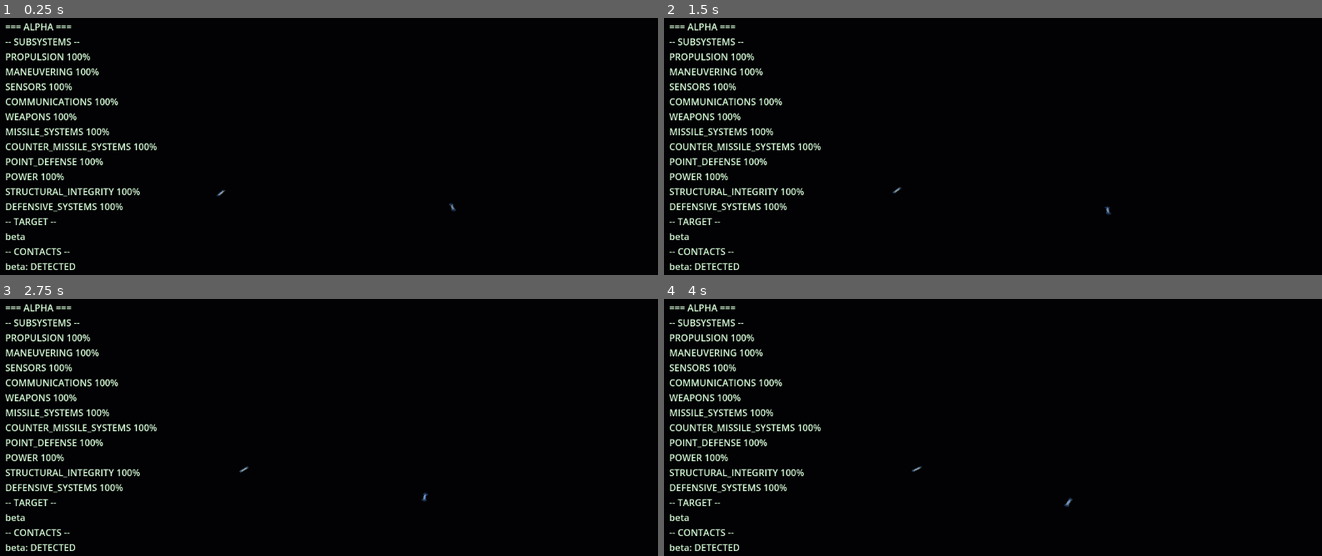
Above: before the commit, frames 1-4 (two rows, left to right).
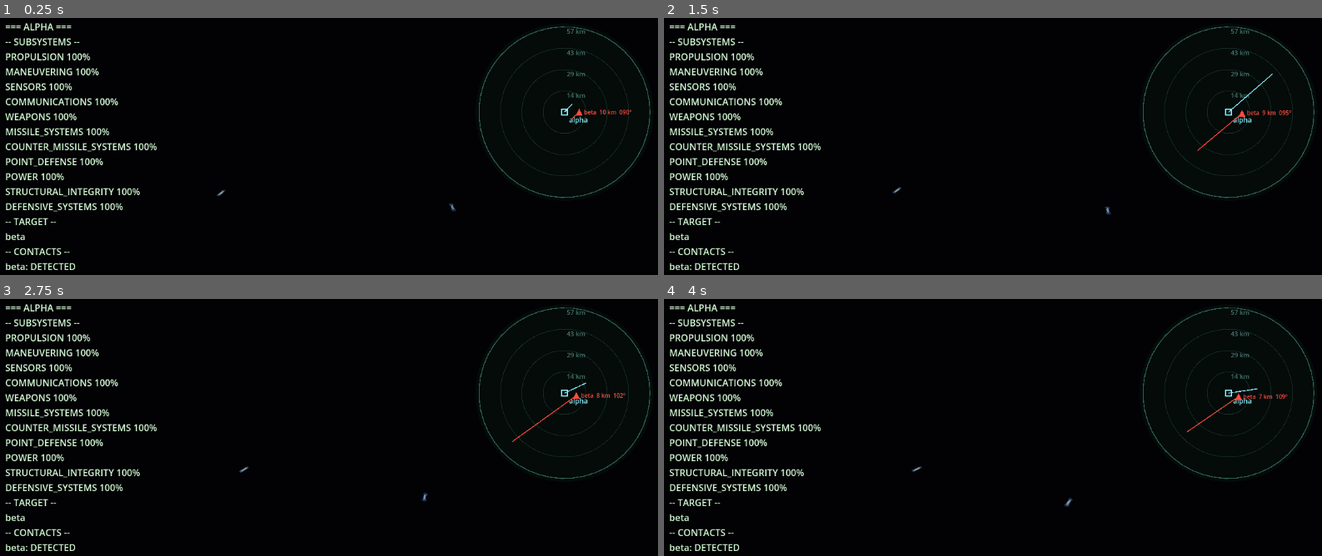
Above: after the commit, the same moments.

Repository: triest/HonorHaringtonGame
Game: Godot game, scene res://scenes/main.tscn
The game is run twice, just before and just after one commit, with the same random seed, the same clock (stepped at 60 frames per second) and the same inputs.
Inputs (mouse positions are in pixels of both pictures, inside the frame that each line leads up to):
- Up to frame 1 (0.25 s): no input
- Up to frame 2 (1.5 s): move the mouse to (1144, 179) at 0.52 s; hold D (order_turn_right) 0.53-1.25 s; hold Tab (order_select_ship) 0.53-1.25 s; click (1144, 179) at 0.67 s; drag from (861, 218) to (960, 274) at 1.27 s
- Up to frame 3 (2.75 s): move the mouse to (394, 399) at 2.02 s; hold D (order_turn_right) from 2.03 s (still down); hold T (order_target_next) from 2.03 s (still down); click (394, 399) at 2.17 s
- Up to frame 4 (4 s): release D (order_turn_right) at 2.75 s; release T (order_target_next) at 2.75 s; drag from (960, 555) to (795, 424) at 2.77 s; move the mouse to (1196, 538) at 3.52 s; hold A (order_turn_left) from 3.53 s (still down); hold Tab (order_select_ship) from 3.53 s (still down); click (1196, 538) at 3.67 s

The runs differ from the first frame. In frame 1, 1.0% of the frame differs, in the area x 72-99%, y 3-71%; in frame 2, 1.1%; in frame 3, 1.1%; in frame 4, 1.0%.

Commit message:
§56.2 items A+B: tactical plot with IFF-coloured contacts + distinct missile markers
Implements the tactical plot AGENTS.md §56.2 requires (user rejected the
§56.1 UI as a close-range dogfight with no plot): scripts/tactical_plot.gd
(Control) renders every live SensorContact of the player's ship as an
IFF-coloured icon with a velocity-vector leader and range/bearing label;
missile contacts get their own distinct X-marker, separate from ship
triangles. Deliberately reads world.sensor_contacts (not world.ships/
world.missiles directly) so the plot honestly respects §23 sensor
detection/fog-of-war instead of omniscient world state.

Pure world->screen mapping factored into scripts/tactical_plot_projector.gd
(static project(), linear-radial auto-scaling distance-compression
convention, chosen and logged in ASSUMPTIONS.md this pass) so it is
headless-unit-testable without a live Viewport -- 8 new tests in
simulation/tests/test_tactical_plot_projector.gd, all passing.

Wired into main.gd alongside the existing text Hud (not replacing it,
per item E). Verified headless only this pass (clean --import, the new
unit tests, and a --quit-after smoke run of main.tscn with zero new
error/warning types beyond the already-documented dummy-renderer
baseline) -- per §56.2's own definition of done this still needs the
user's live confirmation before being called closed, and items C
(mouse-first control) and D (canon-scale scenario distances) are not
started; see .tools/state.md for the detailed handoff, including a
CAUTION note for item D about demo_laser's max_range_m needing to move
together with ship separation.

Co-Authored-By: Claude Sonnet 5 <noreply@anthropic.com>
Claude-Session: https://claude.ai/code/session_01LyMSovLmWT49nwWrH1QLNf

Diff:
--- a/project/scripts/main.gd
+++ b/project/scripts/main.gd
@@ -38,6 +38,7 @@
 var hulls: Dictionary = {}  # String ship_id -> HullState (local, illustrative only -- NOT passed to world.hulls; see world.add_ship's optional hull param, unused here)
 var weapon_fx: WeaponFx
 var hud: Hud
+var tactical_plot: TacticalPlot
 var player_input: PlayerInput
 var win_lose_screen: WinLoseScreen
 
@@ -107,6 +108,12 @@
 	hud = Hud.new()
 	add_child(hud)
 
+	# ТЗ §56.2 items A/B (tactical plot): same POV ship as Hud below --
+	# see tactical_plot.gd's own doc comment for why it reads
+	# world.sensor_contacts (not world.ships/world.missiles directly).
+	tactical_plot = TacticalPlot.new()
+	add_child(tactical_plot)
+
 	# ТЗ §56.1 item 5 (Order input wiring): translates hotkeys (project.
 	# godot [input], see PlayerInput's own doc comment) into calls on
 	# `world`'s existing transmit_*/order APIs. Given `world` directly
@@ -150,6 +157,7 @@
 			mount.tick(dt)
 	weapon_fx.update(world)
 	hud.update(world, HUD_POV_SHIP_ID)
+	tactical_plot.update(world, HUD_POV_SHIP_ID)
 	win_lose_screen.update(world)
 
 ## Points the scene's OrbitCamera at the midpoint between the two demo
--- /dev/null
+++ b/project/scripts/tactical_plot.gd
@@ -0,0 +1,219 @@
+extends Control
+## TacticalPlot
+##
+## ТЗ §56.2 items A/B ("Tactical plot / contacts display, including
+## missiles"): a top-down, God's-eye 2D tactical display -- the user's
+## explicit replacement for judging the battle by eye through a close
+## 3D camera (see AGENTS.md §56.2, user decision 2026-09-23: "every UI
+## decision in this section should be checked against [tactical
+## strategy], not against space-combat-game conventions in general").
+##
+## Pure rendering readout of already-resolved SimulationWorld state
+## (§42, same convention as Hud/WeaponFx): this class invents no
+## detection/targeting/combat logic of its own. TacticalPlotProjector
+## (this dir) does the pure world->screen geometry and is unit-tested
+## headlessly (simulation/tests/test_tactical_plot_projector.gd); this
+## class only reads world.sensor_contacts/world.ships and draws.
+##
+## SOURCE OF CONTACTS -- deliberately `world.sensor_contacts[pov_ship_id]`,
+## NOT `world.ships`/`world.missiles` directly: SimulationWorld.
+## _update_sensors() already writes BOTH ship AND missile contacts into
+## that one dictionary (keyed by ship_id or missile_id respectively --
+## confirmed by reading simulation_world.gd._update_sensors, which
+## calls SensorResolution.update_contacts for every ship AND every
+## missile into the same `contacts` dict). Reading it here means the
+## plot honestly reflects §23 sensor detection/fog-of-war (a contact
+## the ship's SENSORS subsystem has not actually detected does not
+## appear, and a lost contact fades rather than vanishing/updating
+## instantly) instead of omnisciently drawing world truth -- more
+## correct for a "tactical plot" (the whole point of which, per §56.2's
+## own reasoning, is that it shows the tactical officer's SENSOR
+## picture, not reality). WeaponFx's missile markers (§56.1 item 3) are
+## a different, already-shipped capability that intentionally draws
+## world.missiles directly for the 3D view; this file does not change
+## that. Ship vs missile contacts are told apart the exact same way
+## SimulationWorld._update_missiles already does for counter-missiles:
+## `contact.target is MissileState`.
+class_name TacticalPlot
+
+const MissileState = preload("res://simulation/missile_state.gd")
+const ContactState = preload("res://simulation/contact_state.gd")
+const TacticalPlotProjector = preload("res://scripts/tactical_plot_projector.gd")
+
+## Plot auto-scales each update() to comfortably fit the farthest
+## currently-live contact -- keeps every known contact on-plot without a
+## manual zoom control, which §56.2 item C (mouse-first control, NOT yet
+## implemented -- see state.md) is expected to add explicit zoom/pan
+## input for later. ASSUMPTION: a floor so the plot does not zoom in to
+## a meaningless scale when there are zero/very-close contacts.
+const MIN_PLOT_RANGE_M: float = 50_000.0
+const AUTO_SCALE_MARGIN: float = 1.15
+
+const PLOT_SIZE_PX: float = 320.0
+const PLOT_MARGIN_PX: float = 12.0
+const RING_COUNT: int = 4
+
+## How many seconds of travel a contact's velocity-vector leader line
+## represents. Purely a legibility scale (ASSUMPTION), same status as
+## WeaponFx's BEAM_WIDTH_M/MISSILE_MARKER_RADIUS_M placeholder
+## constants -- not a canon figure.
+const VELOCITY_LEADER_SECONDS: float = 60.0
+
+const OWN_SHIP_COLOR := Color(0.55, 0.95, 1.0)
+const HOSTILE_COLOR := Color(1.0, 0.3, 0.25)
+const FRIENDLY_COLOR := Color(0.4, 1.0, 0.5)
+const NEUTRAL_COLOR := Color(0.85, 0.85, 0.3)
+const MISSILE_COLOR := Color(1.0, 0.85, 0.2)  # matches WeaponFx's 3D missile marker colour, so the same threat reads the same hue in both views
+const BACKGROUND_COLOR := Color(0.02, 0.05, 0.04, 0.85)
+const RIM_COLOR := Color(0.3, 0.6, 0.5, 0.6)
+const RING_COLOR := Color(0.25, 0.45, 0.4, 0.35)
+const RING_LABEL_COLOR := Color(0.4, 0.65, 0.6, 0.7)
+## Contacts not currently DETECTED/TRACKED (i.e. ESTIMATED/UNCERTAIN/
+## LOST -- dead-reckoned, not a live detection this tick) are drawn
+## dimmer so stale data reads as stale, a real §23 distinction this
+## plot would otherwise flatten away.
+const STALE_ALPHA: float = 0.45
+
+var pov_ship_id: String = ""
+var plot_range_m: float = MIN_PLOT_RANGE_M
+
+var _contacts: Array = []  # Array[Dictionary], rebuilt each update()
+var _origin_present: bool = false
+var _pov_position: Vector3 = Vector3.ZERO
+var _pov_velocity: Vector3 = Vector3.ZERO
+
+func _ready() -> void:
+	custom_minimum_size = Vector2(PLOT_SIZE_PX, PLOT_SIZE_PX)
+	size = Vector2(PLOT_SIZE_PX, PLOT_SIZE_PX)
+	set_anchors_and_offsets_preset(Control.PRESET_TOP_RIGHT, Control.PRESET_MODE_KEEP_SIZE, int(PLOT_MARGIN_PX))
+	# §56.2 item C (mouse-first control) is not implemented yet -- do not
+	# swallow clicks meant for other nodes until it is; flip this to
+	# MOUSE_FILTER_STOP (or PASS + real hit-testing) when that item lands.
+	mouse_filter = Control.MOUSE_FILTER_IGNORE
+
+## Call once per simulation tick (same call site/order as Hud.update /
+## WeaponFx.update, see main.gd._on_tick) with the world and which ship
+## this plot is a point of view for.
+func update(world: SimulationWorld, ship_id: String) -> void:
+	pov_ship_id = ship_id
+	_contacts.clear()
+
+	var pov_ship: ShipPhysicsState = world.ships.get(ship_id)
+	_origin_present = pov_ship != null
+	if not _origin_present:
+		queue_redraw()
+		return
+
+	_pov_position = pov_ship.position
+	_pov_velocity = pov_ship.velocity
+
+	var farthest_m: float = MIN_PLOT_RANGE_M
+	var contacts: Dictionary = world.sensor_contacts.get(ship_id, {})
+	for contact_id in contacts.keys():
+		var contact = contacts[contact_id]
+		if contact.state == ContactState.Type.UNKNOWN:
+			continue  # never actually detected -- nothing to show yet (§23)
+		var is_missile: bool = contact.target is MissileState
+		var range_m: float = _pov_position.distance_to(contact.estimated_position)
+		farthest_m = maxf(farthest_m, range_m)
+		_contacts.append({
+			"id": contact_id,
+			"is_missile": is_missile,
+			"estimated_position": contact.estimated_position,
+			"estimated_velocity": contact.estimated_velocity,
+			"state": contact.state,
+			"hostile": (not is_missile) and world.is_hostile(ship_id, contact_id),
+			"friendly": (not is_missile) and contact_id != ship_id
+				and world.teams.get(contact_id, "") != ""
+				and world.teams.get(contact_id, "") == world.teams.get(ship_id, ""),
+		})
+
+	plot_range_m = maxf(farthest_m * AUTO_SCALE_MARGIN, MIN_PLOT_RANGE_M)
+	queue_redraw()
+
+func _draw() -> void:
+	var radius: float = minf(size.x, size.y) * 0.5 - PLOT_MARGIN_PX
+	if radius <= 4.0:
+		return
+	var center: Vector2 = size * 0.5
+
+	draw_circle(center, radius + PLOT_MARGIN_PX * 0.5, BACKGROUND_COLOR)
+	draw_arc(center, radius, 0.0, TAU, 48, RIM_COLOR, 1.5)
+
+	for i in range(1, RING_COUNT + 1):
+		var ring_r: float = radius * float(i) / float(RING_COUNT)
+		draw_arc(center, ring_r, 0.0, TAU, 48, RING_COLOR, 1.0)
+		var ring_range_m: float = plot_range_m * float(i) / float(RING_COUNT)
+		draw_string(ThemeDB.fallback_font, center + Vector2(4, -ring_r + 12), _format_range(ring_range_m), HORIZONTAL_ALIGNMENT_LEFT, -1, 11, RING_LABEL_COLOR)
+
+	if not _origin_present:
+		draw_string(ThemeDB.fallback_font, center - Vector2(70, 0), "NO PLOT (own ship unknown)", HORIZONTAL_ALIGNMENT_LEFT, -1, 13, HOSTILE_COLOR)
+		return
+
+	# Own ship: small square at the plot's centre (it is, by definition,
+	# its own origin), plus its own velocity leader so the player can
+	# read their own vector at a glance the same way as any contact's.
+	draw_rect(Rect2(center - Vector2(5, 5), Vector2(10, 10)), OWN_SHIP_COLOR, false, 2.0)
+	_draw_velocity_leader(center, _pov_velocity, radius, OWN_SHIP_COLOR)
+	draw_string(ThemeDB.fallback_font, center + Vector2(8, 18), pov_ship_id, HORIZONTAL_ALIGNMENT_LEFT, -1, 12, OWN_SHIP_COLOR)
+
+	for contact in _contacts:
+		var projection: Dictionary = TacticalPlotProjector.project(contact["estimated_position"], _pov_position, plot_range_m, radius)
+		var icon_pos: Vector2 = center + projection["plot_offset_px"]
+		var color: Color = _contact_color(contact)
+		if contact["state"] != ContactState.Type.DETECTED and contact["state"] != ContactState.Type.TRACKED:
+			color.a = STALE_ALPHA
+
+		if contact["is_missile"]:
+			_draw_missile_icon(icon_pos, color)
+		else:
+			_draw_ship_icon(icon_pos, color, projection["clamped"])
+			var lead_target: Vector3 = contact["estimated_position"] + contact["estimated_velocity"] * VELOCITY_LEADER_SECONDS
+			var lead_projection: Dictionary = TacticalPlotProjector.project(lead_target, _pov_position, plot_range_m, radius)
+			draw_line(icon_pos, center + lead_projection["plot_offset_px"], color, 1.5)
+
+		var label: String = "%s  %s  %s" % [contact["id"], _format_range(projection["range_m"]), _format_bearing(projection["bearing_rad"])]
+		draw_string(ThemeDB.fallback_font, icon_pos + Vector2(8, 4), label, HORIZONTAL_ALIGNMENT_LEFT, -1, 10, color)
+
+func _draw_ship_icon(pos: Vector2, color: Color, clamped: bool) -> void:
+	var s: float = 6.0
+	var points := PackedVector2Array([pos + Vector2(0, -s), pos + Vector2(s, s), pos + Vector2(-s, s)])
+	draw_polygon(points, PackedColorArray([color]))
+	if clamped:
+		draw_arc(pos, s + 3.0, 0.0, TAU, 12, color, 1.0)  # ring: "known to be further out, pulled to the rim"
+
+func _draw_missile_icon(pos: Vector2, color: Color) -> void:
+	# Distinct shape from the ship triangle (item B: "own distinctly-
+	# marked icon/track... separate from ship contacts") -- an X/cross,
+	# not a triangle, so missiles read as a different class of contact
+	# at a glance, not just a different colour.
+	var s: float = 4.0
+	draw_line(pos + Vector2(-s, -s), pos + Vector2(s, s), color, 2.0)
+	draw_line(pos + Vector2(-s, s), pos + Vector2(s, -s), color, 2.0)
+
+func _draw_velocity_leader(from_px: Vector2, velocity: Vector3, radius: float, color: Color) -> void:
+	if velocity.length_squared() < 0.0001:
+		return
+	var lead_m := Vector2(velocity.x, velocity.z) * VELOCITY_LEADER_SECONDS
+	var scale_px_per_m: float = radius / maxf(plot_range_m, 0.001)
+	var lead_px: Vector2 = lead_m * scale_px_per_m
+	if lead_px.length() > radius * 0.9:
+		lead_px = lead_px.normalized() * radius * 0.9
+	draw_line(from_px, from_px + lead_px, color, 1.5)
+
+func _contact_color(contact: Dictionary) -> Color:
+	if contact["is_missile"]:
+		return MISSILE_COLOR
+	if contact["hostile"]:
+		return HOSTILE_COLOR
+	if contact["friendly"]:
+		return FRIENDLY_COLOR
+	return NEUTRAL_COLOR
+
+static func _format_range(range_m: float) -> String:
+	if range_m >= 1_000_000.0:
+		return "%.2f Mkm" % (range_m / 1_000_000.0)
+	return "%.0f km" % (range_m / 1000.0)
+
+static func _format_bearing(bearing_rad: float) -> String:
+	return "%03d°" % [int(round(rad_to_deg(bearing_rad))) % 360]
--- /dev/null
+++ b/project/scripts/tactical_plot_projector.gd
@@ -0,0 +1,70 @@
+extends RefCounted
+## TacticalPlotProjector
+##
+## Pure geometry: maps a 3D world position to a position on the 2D
+## tactical plot (ТЗ §56.2 items A/B -- top-down/God's-eye display).
+## Like BeamFxMeshBuilder/SidewallMeshBuilder, this class computes
+## SHAPE/GEOMETRY only -- it never decides which contacts exist or what
+## they mean (tactical_plot.gd reads already-resolved SimulationWorld.
+## sensor_contacts for that, §42). Kept separate purely so the
+## world->plot mapping is headless-unit-testable without a live
+## Control/Viewport, same pattern as
+## simulation/tests/test_beam_fx_mesh_builder.gd.
+##
+## DISTANCE-COMPRESSION CONVENTION (ASSUMPTIONS.md §56.2, chosen this
+## pass, INTERPRETATION): linear radial scale -- `plot_pixel_radius`
+## pixels on screen represent `plot_range_m` metres in every direction
+## from the plot's origin (normally the player ship's live position).
+## A contact farther than `plot_range_m` is CLAMPED to the rim of the
+## plot along its true bearing (still visible, at the edge, with
+## `clamped == true` returned so the caller can draw an edge indicator)
+## rather than disappearing off-plot -- the exact, uncompressed
+## `range_m` is always returned alongside the (possibly-clamped) pixel
+## offset, so the real canon-scale distance is never lost even when the
+## icon position itself is compressed to fit the screen (§56.2 item 2:
+## "the DISPLAYED range numbers... must be canon-scale", not the literal
+## icon-to-icon pixel distance).
+##
+## BEARING CONVENTION: 0 rad = world -Z ("north", matching
+## attack_geometry.gd's own "-Z = bow/forward" convention for this
+## project), increasing CLOCKWISE when viewed from above (+X = 90
+## degrees / "east"). This is a fixed north-up plot for this slice, not
+## yet heading-relative to the player ship's own facing (ASSUMPTION -- a
+## heading-up mode is a plausible future refinement; §56.2's own text
+## does not require one).
+class_name TacticalPlotProjector
+
+## Returns a Dictionary:
+##   plot_offset_px: Vector2 -- offset from the plot's centre pixel,
+##     ready to add directly to a screen-space centre point (+X right,
+##     +Y down, matching Godot's Control/CanvasItem 2D convention).
+##   range_m: float -- the TRUE, uncompressed distance from origin to
+##     world_pos, always accurate regardless of clamping.
+##   bearing_rad: float -- in [0, TAU), see class doc above.
+##   clamped: bool -- true if range_m exceeds plot_range_m, i.e. the
+##     returned plot_offset_px was pulled in to the rim rather than
+##     reflecting the true (larger) distance.
+static func project(world_pos: Vector3, origin: Vector3, plot_range_m: float, plot_pixel_radius: float) -> Dictionary:
+	var offset: Vector3 = world_pos - origin
+	var planar := Vector2(offset.x, offset.z)
+	var range_m: float = planar.length()
+
+	var bearing_rad: float = atan2(offset.x, -offset.z)
+	if bearing_rad < 0.0:
+		bearing_rad += TAU
+
+	var safe_range_m: float = maxf(plot_range_m, 0.001)
+	var scale_px_per_m: float = plot_pixel_radius / safe_range_m
+	var clamped: bool = plot_range_m > 0.0 and range_m > plot_range_m
+	var plot_dist_px: float = minf(range_m * scale_px_per_m, plot_pixel_radius)
+
+	var direction: Vector2 = Vector2.ZERO
+	if range_m > 0.0001:
+		direction = planar / range_m
+
+	return {
+		"plot_offset_px": direction * plot_dist_px,
+		"range_m": range_m,
+		"bearing_rad": bearing_rad,
+		"clamped": clamped,
+	}
--- /dev/null
+++ b/project/simulation/tests/test_tactical_plot_projector.gd
@@ -0,0 +1,95 @@
+extends SceneTree
+const TacticalPlotProjector = preload("res://scripts/tactical_plot_projector.gd")
+## Headless unit test for the pure world->plot mapping (ТЗ §56.2 items
+## A/B tactical plot). Run:
+## godot4 --headless --script res://simulation/tests/test_tactical_plot_projector.gd
+
+func _init() -> void:
+	var failures: int = 0
+	failures += _test_contact_dead_ahead_has_zero_bearing()
+	failures += _test_contact_to_starboard_has_90deg_bearing()
+	failures += _test_contact_astern_has_180deg_bearing()
+	failures += _test_range_m_is_true_distance_even_when_clamped()
+	failures += _test_within_range_is_not_clamped_and_scales_linearly()
+	failures += _test_beyond_range_is_clamped_to_rim()
+	failures += _test_same_position_as_origin_does_not_crash()
+	failures += _test_farther_contact_has_larger_pixel_offset_until_clamped()
+
+	if failures == 0:
+		print("ALL TESTS PASSED")
+	else:
+		printerr("%d TEST(S) FAILED" % failures)
+	quit(failures)
+
+func _test_contact_dead_ahead_has_zero_bearing() -> int:
+	# -Z = "north"/bearing 0, matching attack_geometry.gd's own
+	# "-Z = bow/forward" convention (see tactical_plot_projector.gd doc).
+	var result: Dictionary = TacticalPlotProjector.project(Vector3(0, 0, -1000.0), Vector3.ZERO, 10000.0, 100.0)
+	var ok: bool = is_equal_approx(result["bearing_rad"], 0.0) or is_equal_approx(result["bearing_rad"], TAU)
+	if not ok:
+		printerr("FAIL contact_dead_ahead_has_zero_bearing: bearing=%s" % result["bearing_rad"])
+		return 1
+	return 0
+
+func _test_contact_to_starboard_has_90deg_bearing() -> int:
+	var result: Dictionary = TacticalPlotProjector.project(Vector3(1000.0, 0, 0), Vector3.ZERO, 10000.0, 100.0)
+	var ok: bool = is_equal_approx(result["bearing_rad"], PI * 0.5)
+	if not ok:
+		printerr("FAIL contact_to_starboard_has_90deg_bearing: bearing=%s (expected %s)" % [result["bearing_rad"], PI * 0.5])
+		return 1
+	return 0
+
+func _test_contact_astern_has_180deg_bearing() -> int:
+	var result: Dictionary = TacticalPlotProjector.project(Vector3(0, 0, 1000.0), Vector3.ZERO, 10000.0, 100.0)
+	var ok: bool = is_equal_approx(result["bearing_rad"], PI)
+	if not ok:
+		printerr("FAIL contact_astern_has_180deg_bearing: bearing=%s (expected %s)" % [result["bearing_rad"], PI])
+		return 1
+	return 0
+
+func _test_range_m_is_true_distance_even_when_clamped() -> int:
+	var far_pos := Vector3(0, 0, -9_000_000.0)
+	var result: Dictionary = TacticalPlotProjector.project(far_pos, Vector3.ZERO, 100_000.0, 100.0)
+	var ok: bool = is_equal_approx(result["range_m"], 9_000_000.0) and result["clamped"] == true
+	if not ok:
+		printerr("FAIL range_m_is_true_distance_even_when_clamped: range_m=%s clamped=%s" % [result["range_m"], result["clamped"]])
+		return 1
+	return 0
+
+func _test_within_range_is_not_clamped_and_scales_linearly() -> int:
+	# Half the plot_range_m away should land at half the pixel radius --
+	# the whole point of "linear radial scale" (class doc).
+	var result: Dictionary = TacticalPlotProjector.project(Vector3(0, 0, -5000.0), Vector3.ZERO, 10000.0, 100.0)
+	var offset: Vector2 = result["plot_offset_px"]
+	var ok: bool = result["clamped"] == false and is_equal_approx(offset.length(), 50.0)
+	if not ok:
+		printerr("FAIL within_range_is_not_clamped_and_scales_linearly: offset=%s clamped=%s" % [offset, result["clamped"]])
+		return 1
+	return 0
+
+func _test_beyond_range_is_clamped_to_rim() -> int:
+	var result: Dictionary = TacticalPlotProjector.project(Vector3(0, 0, -50_000.0), Vector3.ZERO, 10000.0, 100.0)
+	var offset: Vector2 = result["plot_offset_px"]
+	var ok: bool = result["clamped"] == true and is_equal_approx(offset.length(), 100.0)
+	if not ok:
+		printerr("FAIL beyond_range_is_clamped_to_rim: offset=%s len=%s clamped=%s" % [offset, offset.length(), result["clamped"]])
+		return 1
+	return 0
+
+func _test_same_position_as_origin_does_not_crash() -> int:
+	var result: Dictionary = TacticalPlotProjector.project(Vector3.ZERO, Vector3.ZERO, 10000.0, 100.0)
+	var offset: Vector2 = result["plot_offset_px"]
+	var ok: bool = is_equal_approx(result["range_m"], 0.0) and is_equal_approx(offset.length(), 0.0)
+	if not ok:
+		printerr("FAIL same_position_as_origin_does_not_crash: range_m=%s offset=%s" % [result["range_m"], offset])
+		return 1
+	return 0
+
+func _test_farther_contact_has_larger_pixel_offset_until_clamped() -> int:
+	var near: Dictionary = TacticalPlotProjector.project(Vector3(0, 0, -1000.0), Vector3.ZERO, 10000.0, 100.0)
+	var far: Dictionary = TacticalPlotProjector.project(Vector3(0, 0, -8000.0), Vector3.ZERO, 10000.0, 100.0)
+	var ok: bool = far["plot_offset_px"].length() > near["plot_offset_px"].length()
+	if not ok:
+		printerr("FAIL farther_contact_has_larger_pixel_offset_until_clamped: near=%s far=%s" % [near["plot_offset_px"], far["plot_offset_px"]])
+		return 1
+	return 0
Not shown, changed: .tools/state.md
Not shown, changed: ASSUMPTIONS.md
Not shown, changed: CHANGELOG.md
